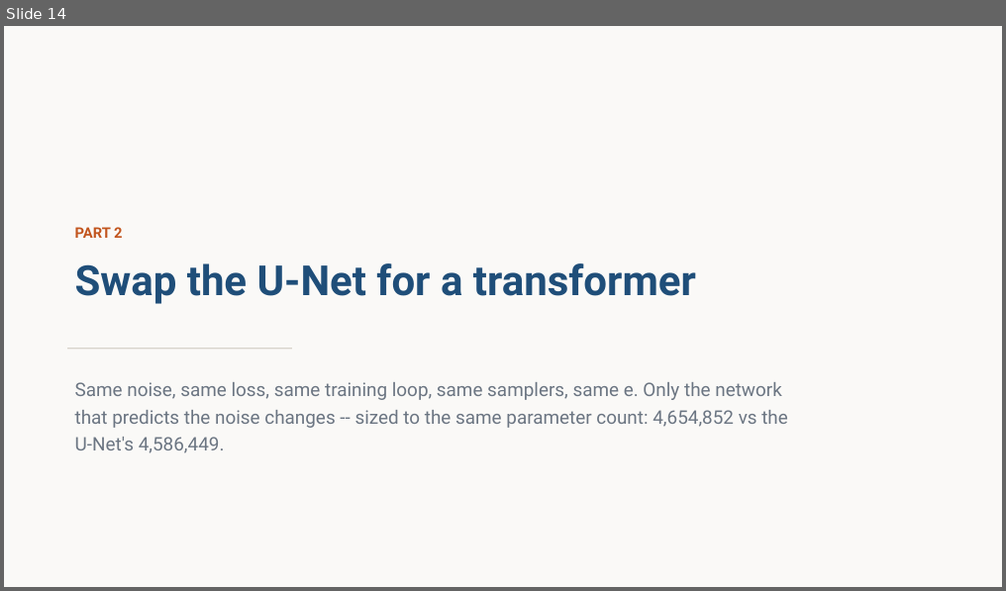
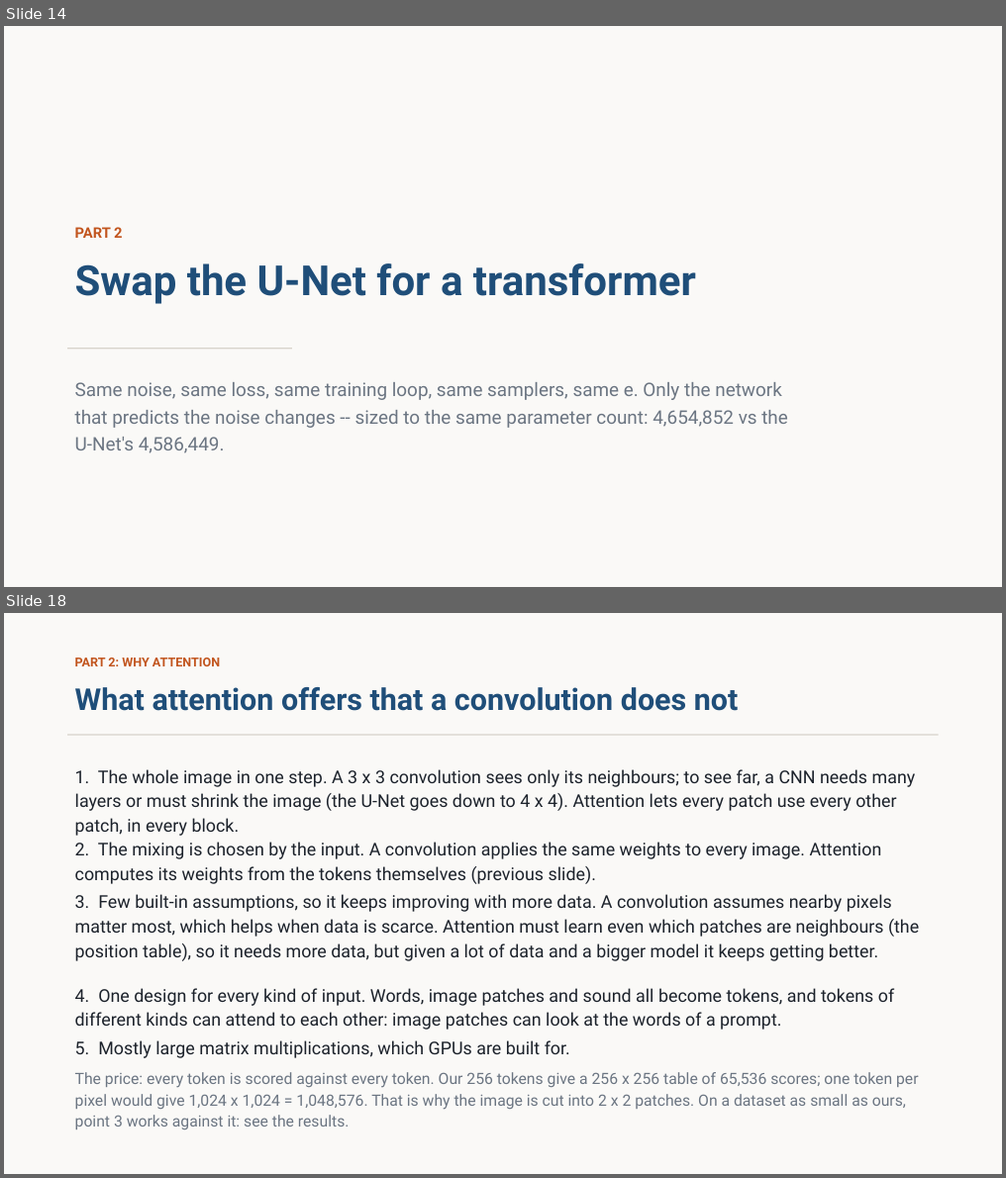
Before and after one commit to stanthemaker/tutorial_ml, a slide deck: week5_diffusion/slides/week5_diffusion.pptx. Shown one above the other, each under a label of ours: slide 14 before the commit, slides 14 and 18 after it; the slides between them are not shown. The pictures are 1006x591 and 1006x1178 pixels, drawn with LibreOffice and Linux fonts; fonts in the diff are those of the drawing. Boxes give left, top, right and bottom in pixels: in the first picture for what was removed or moved away, otherwise in the second. Text is boxed around its words. In the diff, an @@ line names an element or a change of style, - is before the commit and + after.

```diff
--- a/week5_diffusion/slides/week5_diffusion.pptx
+++ b/week5_diffusion/slides/week5_diffusion.pptx
@@ slide 18 added at (4,613,1002,1174), background #FAF9F7 @@
@@ text added at (75,658,220,666), 12 pt, text #C2551E, bold @@
+PART 2: WHY ATTENTION
@@ text added at (75,687,739,711), 29 pt, text #1F4E79, bold @@
+What attention offers that a convolution does not
@@ rectangle added at (67,735,939,736), fill #D8D3CB @@
@@ text added at (75,769,916,836), 17 pt, text #1C222B @@
+1. The whole image in one step. A 3 x 3 convolution sees only its neighbours; to see far, a CNN needs many layers or must shrink the image (the U-Net goes down to 4 x 4). Attention lets every patch use every other patch, in every block.
@@ text added at (75,842,882,884), 17 pt, text #1C222B @@
+2. The mixing is chosen by the input. A convolution applies the same weights to every image. Attention computes its weights from the tokens themselves (previous slide).
@@ text added at (75,894,919,961), 17 pt, text #1C222B @@
+3. Few built-in assumptions, so it keeps improving with more data. A convolution assumes nearby pixels matter most, which helps when data is scarce. Attention must learn even which patches are neighbours (the position table), so it needs more data, but given a lot of data and a bigger model it keeps getting better.
@@ text added at (75,988,894,1030), 17 pt, text #1C222B @@
+4. One design for every kind of input. Words, image patches and sound all become tokens, and tokens of different kinds can attend to each other: image patches can look at the words of a prompt.
@@ text added at (75,1041,570,1059), 17 pt, text #1C222B @@
+5. Mostly large matrix multiplications, which GPUs are built for.
@@ text added at (75,1072,918,1130), 15 pt, text #6B7582 @@
+The price: every token is scored against every token. Our 256 tokens give a 256 x 256 table of 65,536 scores; one token per pixel would give 1,024 x 1,024 = 1,048,576. That is why the image is cut into 2 x 2 patches. On a dataset as small as ours, point 3 works against it: see the results.
```
Also in this commit, not shown: 6 slides changed, 1 other slide added, 4 slides removed, 12 other files.
